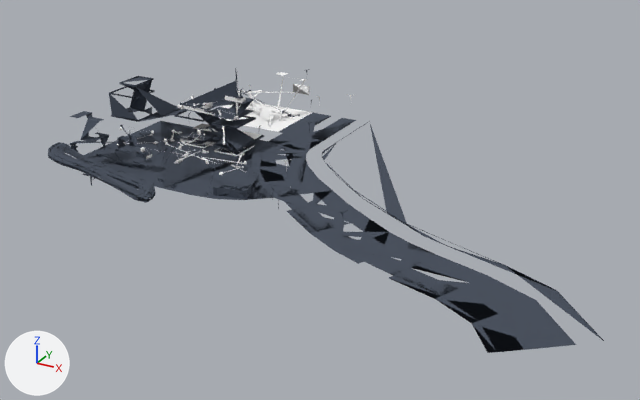
A saved change to the glTF model gh-pages/models/street_island2_11.glb.
One viewpoint serves both versions: a camera (50 mm lens) standing at (297.0, -192.0, 206.0) and looking at (54.0, 250.0, -15.0). The lights are fixed; the arrows at lower left show +X, +Y and +Z. The picture after the commit comes second.

Script lines for the objects in view, before the commit:
```python
ob_seg_405 = bpy.data.objects.new('seg_405', me_seg_405)
ob_seg_405.location = (0.0, 0.0, 0.0)
ob_seg_416 = bpy.data.objects.new('seg_416', me_seg_416)
ob_seg_416.location = (0.0, 0.0, 0.0)
ob_seg_429 = bpy.data.objects.new('seg_429', me_seg_429)
ob_seg_429.location = (0.0, 0.0, 0.0)
ob_seg_570 = bpy.data.objects.new('seg_570', me_seg_570)
ob_seg_570.location = (0.0, 0.0, 0.0)
ob_seg_609 = bpy.data.objects.new('seg_609', me_seg_609)
ob_seg_609.location = (0.0, 0.0, 0.0)
ob_seg_711 = bpy.data.objects.new('seg_711', me_seg_711)
ob_seg_711.location = (0.0, 0.0, 0.0)
ob_seg_817 = bpy.data.objects.new('seg_817', me_seg_817)
ob_seg_817.location = (0.0, 0.0, 0.0)
ob_seg_826 = bpy.data.objects.new('seg_826', me_seg_826)
ob_seg_826.location = (0.0, 0.0, 0.0)
ob_seg_927 = bpy.data.objects.new('seg_927', me_seg_927)
ob_seg_927.location = (0.0, 0.0, 0.0)
# also in view: 'seg_1017' at (141.0, 253.0, 1.0); 'seg_973' at (-55.0, 258.0, 24.0)
```
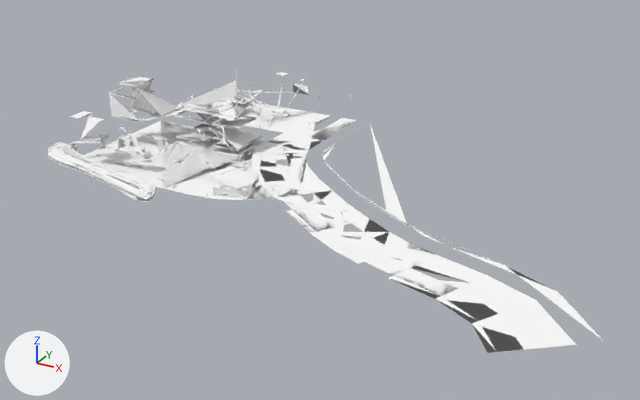
Boxes (x1, y1, x2, y2) around the edits, measured in the pictures (640 x 400 px):
'seg_405', recoloured (greyish blue to white): (252, 112, 576, 353) in both
'seg_429', recoloured (greyish blue to white): (84, 121, 273, 200) in both
'seg_973', recoloured (lighter): (109, 76, 256, 151) in both
'seg_1017', recoloured: (322, 121, 604, 341) in both
'seg_817', recoloured (greyish blue to white): (48, 142, 155, 200) in both
'seg_826', recoloured: (48, 143, 155, 203) in both
'seg_609', recoloured (greyish blue to white): (180, 68, 243, 116) in both
'seg_711', recoloured (greyish blue to white): (70, 111, 150, 155) in both
'seg_570', recoloured (greyish blue to white): (176, 98, 254, 120) in both
'seg_927', recoloured (greyish blue to white): (213, 184, 252, 199) in both
'seg_934', recoloured (lighter): (70, 135, 144, 158) in both
'seg_599', recoloured: (162, 140, 237, 195) in both
'seg_611', recoloured: (95, 127, 145, 168) in both

The change, as a list of edits to the scene's bpy script:
```text
Change me_seg_405:
    where me_seg_405.from_pydata(...)  # 108 vertices, 216 faces; spans x -13.0..238.0, y 115.0..360.0, z 0.0
    remove me_seg_405.materials.append(mat_dark)  # greyish blue #424b59
    add me_seg_405.materials.append(mat_gc_park_dirt_d)  # white #ffffff
Change me_seg_429:
    where me_seg_429.from_pydata(...)  # 13 vertices, 20 faces; spans x -100.0..45.0, y 190.0..290.0, z 0.0
    remove me_seg_429.materials.append(mat_dark)  # greyish blue #424b59
    add me_seg_429.materials.append(mat_gc_footprint_vd_floor_2_bakegroup_island2_a0_2x)  # white #ffffff
Change me_seg_570:
    where me_seg_570.from_pydata(...)  # 16 vertices, 14 faces; spans x -61.2..-11.4, y 256.3..287.0, z 19.8..32.6
    remove me_seg_570.materials.append(mat_dark)  # greyish blue #424b59
    add me_seg_570.materials.append(mat_gc_cath_of_learning_rooftop_ground_bakegroup_island2_a0_2x)  # white #ffffff
Change me_seg_599:
    where me_seg_599.from_pydata(...)  # 144 vertices, 365 faces; spans x -22.9..19.2, y 189.6..211.7, z -0.3..25.7
    remove me_seg_599.materials.append(mat_dark)  # greyish blue #424b59
    add me_seg_599.materials.append(mat_gc_footprint_vd_items_bakegroup_island2_a0_2x)  # white #ffffff
Change me_seg_609:
    where me_seg_609.from_pydata(...)  # 354 vertices, 798 faces; spans x -58.6..-12.2, y 257.4..275.1, z 24.4..54.4
    remove me_seg_609.materials.append(mat_dark)  # greyish blue #424b59
    add me_seg_609.materials.append(mat_gc_footprint_vd_items_bakegroup_island2_a0_2x)  # white #ffffff
Change me_seg_611:
    where me_seg_611.from_pydata(...)  # 333 vertices, 808 faces; spans x -90.7..-51.0, y 192.6..215.7, z -0.3..26.6
    remove me_seg_611.materials.append(mat_dark)  # greyish blue #424b59
    add me_seg_611.materials.append(mat_gc_footprint_vd_items_bakegroup_island2_a0_2x)  # white #ffffff
Change me_seg_711:
    where me_seg_711.from_pydata(...)  # 47 vertices, 63 faces; spans x -96.9..-43.1, y 196.6..212.6, z 10.8..30.2
    remove me_seg_711.materials.append(mat_dark)  # greyish blue #424b59
    add me_seg_711.materials.append(mat_gc_footprint_vd_floor_2_bakegroup_island2_a0_2x)  # white #ffffff
Change me_seg_817:
    where me_seg_817.from_pydata(...)  # 386 vertices, 1008 faces; spans x -114.4..-5.3, y 157.6..203.0, z 7.9..8.9
    remove me_seg_817.materials.append(mat_dark)  # greyish blue #424b59
    add me_seg_817.materials.append(mat_gc_residential_props_railroad_bakegroup_island2_roads0_2x)  # white #ffffff
Change me_seg_826:
    where me_seg_826.from_pydata(...)  # 488 vertices, 1326 faces; spans x -114.5..-5.3, y 157.4..203.0, z 6.4..8.5
    remove me_seg_826.materials.append(mat_dark)  # greyish blue #424b59
    add me_seg_826.materials.append(mat_gc_residential_props_railroad_bakegroup_island2_roads0_2x)  # white #ffffff
Change me_seg_927:
    where me_seg_927.from_pydata(...)  # 292 vertices, 719 faces; spans x 12.3..32.4, y 195.7..210.7, z 0.0..5.0
    remove me_seg_927.materials.append(mat_dark)  # greyish blue #424b59
    add me_seg_927.materials.append(mat_gc_z1_shops_01_bakegroup_island2_a0_2x)  # white #ffffff
Change me_seg_934:
    where me_seg_934.from_pydata(...)  # 1298 vertices, 3149 faces; spans x -99.6..-56.5, y 197.9..231.2, z 3.6..11.8
    remove me_seg_934.materials.append(mat_dark)  # greyish blue #424b59
    add me_seg_934.materials.append(mat_gc_z1_props_rooftop_alpha_bakegroup_island2_a0_2x)  # white #ffffff
Change me_seg_973:
    where me_seg_973.from_pydata(...)  # 144 vertices, 370 faces; spans x -98.6..-11.0, y 237.2..279.1, z 3.9..43.5
    remove me_seg_973.materials.append(mat_dark)  # greyish blue #424b59
    add me_seg_973.materials.append(mat_gc_residential_bd_03_wall_06_bakegroup_island2_a0_2x)  # white #ffffff
Change me_seg_1017:
    where me_seg_1017.from_pydata(...)  # 34 vertices, 60 faces; spans x 34.0..247.0, y 147.0..360.0, z 0.0..1.0
    remove me_seg_1017.materials.append(mat_dark)  # greyish blue #424b59
    add me_seg_1017.materials.append(mat_gc_z1_props_street_alpha_bakegroup_island2_roads0_2x)  # white #ffffff
```
